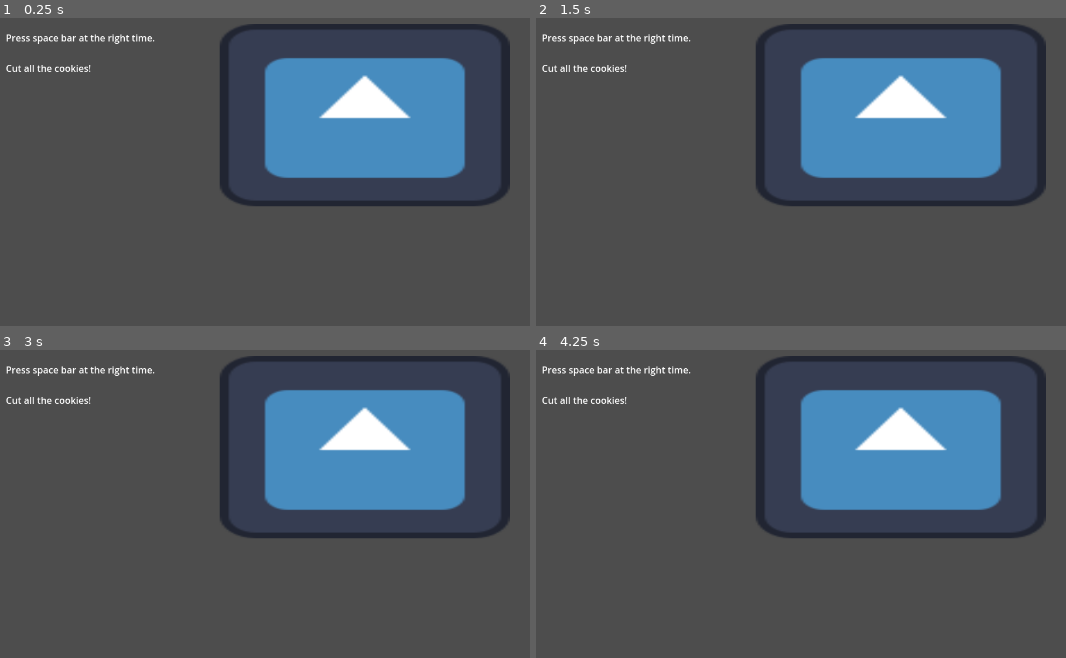
Above: before the commit, frames 1-4 (two rows, left to right).
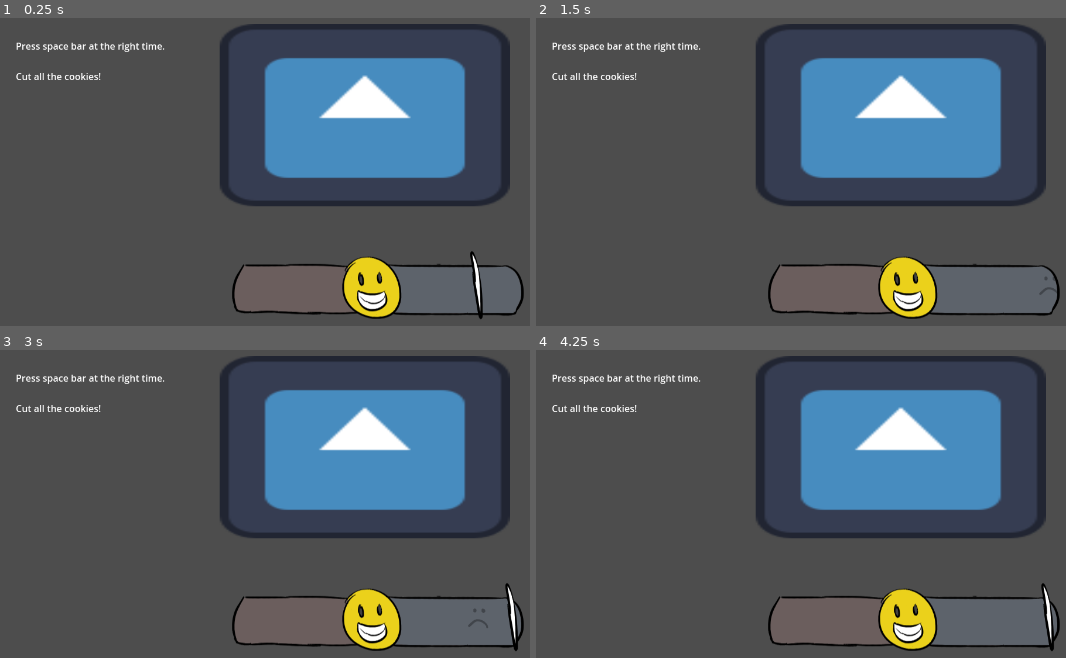
Above: after the commit, the same moments.

Repository: yanalex981/Tasty-Treads
Game: Godot game, scene res://Scenes/Microgames/CutterMicrogame.tscn
Two runs of this game, one before a commit and one after it. Both use one fixed random seed, a clock stepped at 60 frames per second and the inputs below. This scene is started directly instead of the project's main scene. The engine's default icon, where the game draws it, is replaced by a stand-in: a white triangle on a blue panel in a dark square.
Inputs:
- Up to frame 1 (0.25 s): no input
- Up to frame 2 (1.5 s): tap Space (interact) at 0.5, 1.25, 1.35 s; hold D (right) 0.53-1.28 s; tap Enter (ui_accept) at 0.6, 0.77, 1.07 s; hold S (down) from 1.28 s (still down)
- Up to frame 3 (3 s): tap Enter (ui_accept) at 1.52, 1.55, 1.82, 2.1 s; tap Space (interact) at 2, 2.75, 2.85 s; release S (down) at 2.03 s; hold D (right) 2.03-2.78 s; hold W (up) from 2.78 s (still down)
- Up to frame 4 (4.25 s): tap Enter (ui_accept) at 3.02, 3.05, 3.32, 3.6, 3.77, 4.07 s; tap Space (interact) at 3.5 s; release W (up) at 3.53 s; hold A (left) from 3.53 s (still down)

The runs differ from the first frame. In frame 1, 9.8% of the frame differs, in the area x 1-99%, y 5-98%; in frame 2, 9.7%; in frame 3, 9.8%; in frame 4, 9.8%.

Commit message:
Cutter minigame added
Cutter minigame has been added. Beats successfully demonstrate appropriate timing and disappear when intended. Game currently does not properly end.

Diff:
--- /dev/null
+++ b/Scenes/Microgames/Beat.tscn
@@ -0,0 +1,40 @@
+[gd_scene load_steps=7 format=3 uid="uid://cxh5xwbfxbeut"]
+
+[ext_resource type="Script" path="res://Scripts/Microgames/Cutting/Beat.gd" id="1_m6eni"]
+[ext_resource type="Texture2D" uid="uid://b1g0onhyghygr" path="res://Assets/Microgames/Minigame UI/timingIndicator.png" id="1_p3ww1"]
+[ext_resource type="Texture2D" uid="uid://dljja3fb11umx" path="res://Assets/Microgames/Minigame UI/timingBad.png" id="3_uqxfq"]
+[ext_resource type="Texture2D" uid="uid://bbd6j6dp4ev57" path="res://Assets/Microgames/Minigame UI/timingGood.png" id="4_xpfvp"]
+[ext_resource type="Texture2D" uid="uid://dah0gm2teyya3" path="res://Assets/Microgames/Minigame UI/timingPerfect.png" id="5_i3p3a"]
+
+[sub_resource type="CapsuleShape2D" id="CapsuleShape2D_tu2ge"]
+radius = 6.06432
+height = 118.597
+
+[node name="Beat" type="Node2D"]
+script = ExtResource("1_m6eni")
+
+[node name="sprite" type="Sprite2D" parent="."]
+position = Vector2(-224, -51)
+texture = ExtResource("1_p3ww1")
+
+[node name="Hurtbox" type="Area2D" parent="."]
+
+[node name="CollisionShape2D" type="CollisionShape2D" parent="Hurtbox"]
+position = Vector2(-2, -2)
+rotation = -0.122173
+shape = SubResource("CapsuleShape2D_tu2ge")
+
+[node name="BadSprite" type="Sprite2D" parent="."]
+visible = false
+texture = ExtResource("3_uqxfq")
+
+[node name="GoodSprite" type="Sprite2D" parent="."]
+visible = false
+texture = ExtResource("4_xpfvp")
+
+[node name="PerfectSprite" type="Sprite2D" parent="."]
+visible = false
+texture = ExtResource("5_i3p3a")
+
+[connection signal="area_entered" from="Hurtbox" to="." method="_on_hurtbox_area_entered"]
+[connection signal="area_exited" from="Hurtbox" to="." method="_on_hurtbox_area_exited"]
--- a/Scenes/Microgames/CutterMicrogame.tscn
+++ b/Scenes/Microgames/CutterMicrogame.tscn
@@ -1,19 +1,65 @@
-[gd_scene load_steps=2 format=3 uid="uid://xrqglik6vxfd"]
+[gd_scene load_steps=9 format=3 uid="uid://bf170ixwfsgqe"]
 
+[ext_resource type="Script" path="res://Scripts/Microgames/Cutting/CutterMicrogame.gd" id="1_j6wog"]
 [ext_resource type="Texture2D" uid="uid://d1jylf2ps2072" path="res://icon.svg" id="1_vhcoq"]
+[ext_resource type="Texture2D" uid="uid://bsnlpogoccg8o" path="res://Assets/Microgames/Minigame UI/timingBar.png" id="2_jpjhd"]
+[ext_resource type="Script" path="res://Scripts/Microgames/Cutting/BeatSpawner.gd" id="4_a0uo5"]
+[ext_resource type="PackedScene" uid="uid://cxh5xwbfxbeut" path="res://Scenes/Microgames/Beat.tscn" id="5_r8cut"]
+
+[sub_resource type="CircleShape2D" id="CircleShape2D_pw6io"]
+radius = 50.0
+
+[sub_resource type="CircleShape2D" id="CircleShape2D_73r4e"]
+radius = 70.0
+
+[sub_resource type="RectangleShape2D" id="RectangleShape2D_anhrq"]
+size = Vector2(462, 97.875)
 
 [node name="CutterMicrogame" type="Node2D"]
+script = ExtResource("1_j6wog")
 
 [node name="DoughTray" type="Sprite2D" parent="."]
 position = Vector2(664, 368)
 scale = Vector2(3.875, 2.4375)
 texture = ExtResource("1_vhcoq")
 
+[node name="TimingBar" type="Sprite2D" parent="."]
+position = Vector2(683, 485.5)
+texture = ExtResource("2_jpjhd")
+
+[node name="PerfectArea" type="Area2D" parent="TimingBar"]
+
+[node name="CollisionShape2D" type="CollisionShape2D" parent="TimingBar/PerfectArea"]
+position = Vector2(-5, 175)
+shape = SubResource("CircleShape2D_pw6io")
+
+[node name="GoodArea" type="Area2D" parent="TimingBar"]
+
+[node name="CollisionShape2D" type="CollisionShape2D" parent="TimingBar/GoodArea"]
+position = Vector2(-5, 175)
+shape = SubResource("CircleShape2D_73r4e")
+
+[node name="EndOfBar" type="Area2D" parent="TimingBar"]
+position = Vector2(-235, 175)
+
+[node name="CollisionShape2D" type="CollisionShape2D" parent="TimingBar/EndOfBar"]
+position = Vector2(-221, 0)
+shape = SubResource("RectangleShape2D_anhrq")
+
+[node name="BeatSpawner" type="Node2D" parent="TimingBar"]
+script = ExtResource("4_a0uo5")
+beat_scene = ExtResource("5_r8cut")
+
+[node name="BeatSpawnLocation" type="Marker2D" parent="TimingBar/BeatSpawner"]
+position = Vector2(235, 175)
+
 [node name="UI" type="Control" parent="."]
 layout_mode = 3
 anchors_preset = 0
-offset_right = 1366.0
-offset_bottom = 771.0
+offset_left = 17.0
+offset_top = 14.0
+offset_right = 1383.0
+offset_bottom = 785.0
 
 [node name="InstructionsLabel" type="Label" parent="UI"]
 layout_mode = 0
--- a/Scenes/Microgames/OvenMicrogame.tscn
+++ b/Scenes/Microgames/OvenMicrogame.tscn
@@ -25,6 +25,7 @@
 metadata/_edit_lock_ = true
 
 [node name="BakeLevelBar" type="TextureProgressBar" parent="UI"]
+layout_mode = 0
 offset_left = 464.0
 offset_top = 152.0
 offset_right = 976.0
@@ -69,6 +70,7 @@
 text = "Finished!"
 
 [node name="TimerLabel" type="Label" parent="UI"]
+layout_mode = 0
 offset_left = 1136.0
 offset_top = 232.0
 offset_right = 1176.0
--- a/Scenes/Microgames/Smoke.tscn
+++ b/Scenes/Microgames/Smoke.tscn
@@ -18,6 +18,22 @@
 "values": [0]
 }
 
+[sub_resource type="Animation" id="Animation_fsjyp"]
+resource_name = "dissipate"
+length = 0.3
+tracks/0/type = "value"
+tracks/0/imported = false
+tracks/0/enabled = true
+tracks/0/path = NodePath(".:frame")
+tracks/0/interp = 1
+tracks/0/loop_wrap = true
+tracks/0/keys = {
+"times": PackedFloat32Array(0, 0.1, 0.2),
+"transitions": PackedFloat32Array(1, 1, 1),
+"update": 1,
+"values": [3, 4, 5]
+}
+
 [sub_resource type="Animation" id="Animation_daf8a"]
 resource_name = "idle"
 length = 0.9
@@ -34,22 +50,6 @@
 "transitions": PackedFloat32Array(1, 1, 1),
 "update": 1,
 "values": [0, 1, 2]
-}
-
-[sub_resource type="Animation" id="Animation_fsjyp"]
-resource_name = "dissipate"
-length = 0.3
-tracks/0/type = "value"
-tracks/0/imported = false
-tracks/0/enabled = true
-tracks/0/path = NodePath(".:frame")
-tracks/0/interp = 1
-tracks/0/loop_wrap = true
-tracks/0/keys = {
-"times": PackedFloat32Array(0, 0.1, 0.2),
-"transitions": PackedFloat32Array(1, 1, 1),
-"update": 1,
-"values": [3, 4, 5]
 }
 
 [sub_resource type="Animation" id="Animation_e70s7"]
--- /dev/null
+++ b/Scripts/Microgames/Cutting/Beat.gd
@@ -0,0 +1,46 @@
+extends Node2D
+
+const BEATS_TO_MOVE: int = 2
+const MOVE_VALUE: int = 60
+const BEAT_SPEED: int = 10
+
+var beatsSinceMove = 0
+var beatType = "bad" # Used to tell where along bar player presses space. Used for points calculation.
+var disappearSpeed = 3
+var disappearing = false
+
+# Called every frame. 'delta' is the elapsed time since the previous frame.
+func _process(delta):
+	if !disappearing:
+		beatsSinceMove += BEAT_SPEED * delta
+		if beatsSinceMove >= BEATS_TO_MOVE:
+			beatsSinceMove = 0
+			position.x -= MOVE_VALUE
+	else:
+		modulate.a -= disappearSpeed * delta
+		if modulate.a <= 0:
+			queue_free()
+
+func _on_hurtbox_area_entered(area):
+	if area.name == "EndOfBar":
+		delete()
+	elif area.name == "GoodArea":
+		beatType = "good"
+	elif area.name == "PerfectArea":
+		beatType = "perfect"
+
+func _on_hurtbox_area_exited(area):
+	if area.name == "PerfectArea":
+		beatType = "good"
+	elif area.name == "GoodArea":
+		beatType = "bad"
+
+func delete():
+	if beatType == "bad":
+		$BadSprite.visible = true
+	elif beatType == "good":
+		$GoodSprite.visible = true
+	elif beatType == "perfect":
+		$PerfectSprite.visible = true
+	$sprite.visible = false
+	disappearing = true
--- /dev/null
+++ b/Scripts/Microgames/Cutting/BeatSpawner.gd
@@ -0,0 +1,40 @@
+extends Node2D
+
+@export var beat_scene: PackedScene
+@onready var spawn_position = $"BeatSpawnLocation"
+
+const NUM_BEATS: int = 12
+const TIME_TO_SPAWN: int = 4 # IMPORTANT: Needs to be a multiple of BEATS_TO_MOVE parameter from Beat class or timing messes up. Currently working with double value.
+const TIME_INCREASE_VALUE: int = 10 #IMPORTANT: Needs to be a multiple of BEAT_SPEED parameter from Beat class or timing messes up. Currently working with equal value.
+
+var timeSinceSpawn = 0
+var totalBeatsSpawned = 0
+var activeBeats = []
+
+func _ready():
+	var beat = beat_scene.instantiate()
+	get_parent().add_child.call_deferred(beat)
+	beat.global_position = spawn_position.position
+	totalBeatsSpawned += 1
+	activeBeats.push_back(beat)
+
+func _process(delta):
+	timeSinceSpawn += TIME_INCREASE_VALUE * delta
+	if timeSinceSpawn >= TIME_TO_SPAWN and totalBeatsSpawned < NUM_BEATS:
+		timeSinceSpawn = 0
+		var beat = beat_scene.instantiate()
+		get_parent().add_child.call_deferred(beat)
+		beat.global_position = spawn_position.position
+		totalBeatsSpawned += 1
+		activeBeats.push_back(beat)
+
+	elif totalBeatsSpawned >= NUM_BEATS and activeBeats.size() == 0:
+		pass # Replace with code for closing
+
+	# ---------- Button Input ---------- #
+	if Input.is_action_just_pressed("ui_accept"):
+		calculate_points()
+
+func calculate_points():
+	if activeBeats.size() > 0:
+		activeBeats.pop_front().delete()
--- /dev/null
+++ b/Scripts/Microgames/Cutting/CutterMicrogame.gd
@@ -0,0 +1,15 @@
+extends Node2D
+
+@onready var spawner = $"BeatSpawner"
+
+
+# Called when the node enters the scene tree for the first time.
+func _ready():
+	#print("Areas centered at (%s, %s)" % [$"TimingBar/PerfectArea/CollisionShape2D".global_position.x, $"TimingBar/PerfectArea/CollisionShape2D".global_position.y])
+	#print("Spawn location at (%s, %s)" % [$"TimingBar/BeatSpawner/BeatSpawnLocation".global_position.x, $"TimingBar/BeatSpawner/BeatSpawnLocation".global_position.y])
+	pass # Replace with function body.
+
+
+# Called every frame. 'delta' is the elapsed time since the previous frame.
+func _process(delta):
+	pass
Binary file added: Assets/Microgames/Minigame UI/necroDancerBar.png
Not shown, added: Assets/Microgames/Minigame UI/necroDancerBar.png.import
Binary file added: Assets/Microgames/Minigame UI/necroDancerBarOutline.png
Not shown, added: Assets/Microgames/Minigame UI/necroDancerBarOutline.png.import
Binary file added: Assets/Microgames/Minigame UI/timingBad.png
Not shown, added: Assets/Microgames/Minigame UI/timingBad.png.import
Binary file added: Assets/Microgames/Minigame UI/timingBar.png
Not shown, added: Assets/Microgames/Minigame UI/timingBar.png.import
Binary file added: Assets/Microgames/Minigame UI/timingGood.png
Not shown, added: Assets/Microgames/Minigame UI/timingGood.png.import
Binary file added: Assets/Microgames/Minigame UI/timingIndicator.png
Not shown, added: Assets/Microgames/Minigame UI/timingIndicator.png.import
(and 2 more such lines)
